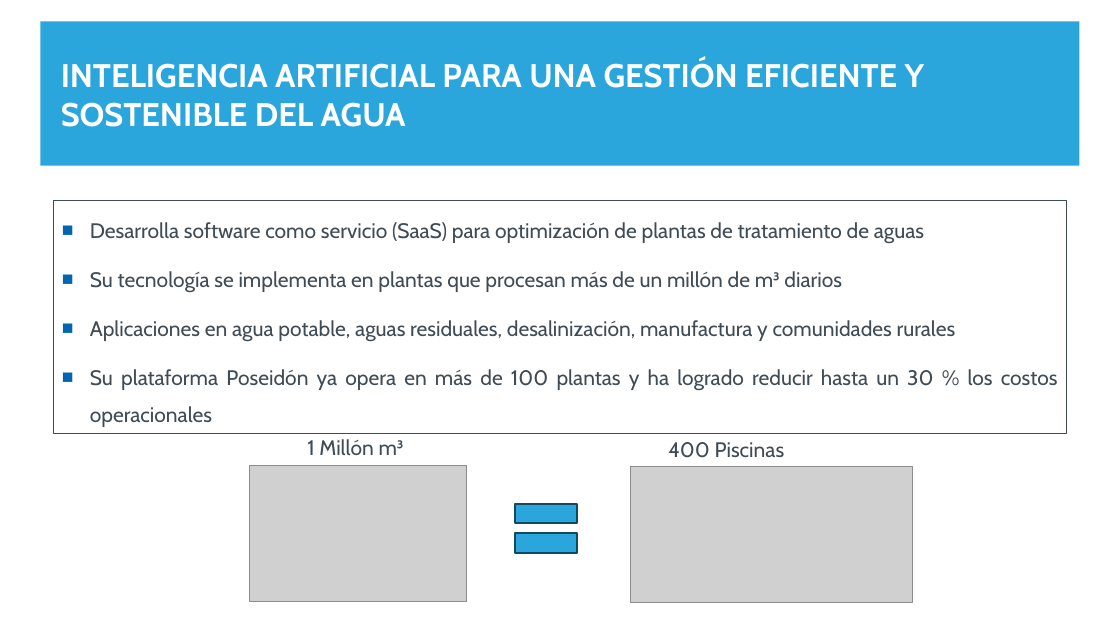
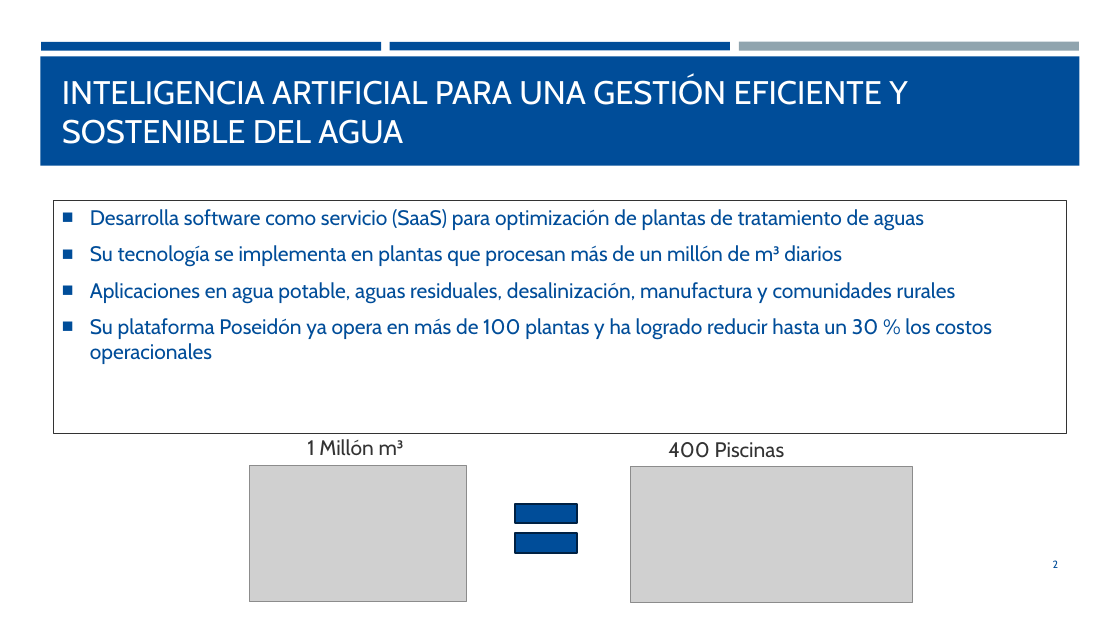
Before and after one commit to fchiapped/Proyecto-Grado, a slide deck: slide 2 of Entregas/UC/Entrega 3/Entrega 3.pptx. Drawn at 1120x630 pixels with LibreOffice and Linux fonts; fonts in the diff are those of the drawing; grey boxes stand for pictures. Boxes give left, top, right and bottom in pixels: in the first picture for what was removed or moved away, otherwise in the second. Text is boxed around its words. In the diff, an @@ line names an element or a change of style, - is before the commit and + after.

```diff
--- a/Entregas/UC/Entrega 3/Entrega 3.pptx
+++ b/Entregas/UC/Entrega 3/Entrega 3.pptx
@@ rectangle at bbox=[40, 56, 1080, 166]: fill #2AA6DD to #004D99 @@
@@ rectangle: place and size @@
-rectangle at bbox=[40, 21, 1080, 166]
+rectangle at bbox=[40, 56, 1080, 166]
@@ rectangle at bbox=[41, 42, 381, 50]: fill #2AA6DD to #004D99 @@
@@ rectangle added at bbox=[390, 42, 730, 50], fill #004D99 @@
@@ rectangle at bbox=[739, 42, 1079, 51]: fill #BFDDEE to #90A4AE @@
@@ title "INTELIGENCIA ARTIFICIAL PARA UNA GESTIÓN ...": place and size @@
-title "INTELIGENCIA ARTIFICIAL PARA UNA GESTIÓN ..." at bbox=[61, 59, 925, 127]
+title "INTELIGENCIA ARTIFICIAL PARA UNA GESTIÓN ..." at bbox=[62, 77, 908, 144]
@@ title "INTELIGENCIA ARTIFICIAL PARA UNA GESTIÓN ..." at bbox=[62, 77, 908, 144]: bold off @@
@@ text "Desarrolla software como servicio (SaaS) ..." at bbox=[54, 200, 1067, 434]: text colour #3F4B55 to #004D99; alignment justified to left; line spacing 1.5 to 1; bullet colour #0066B2 to #004D99; outline #3F4B55 1 pt to #333333 1 pt @@
@@ text "1 Millón m³" at bbox=[307, 439, 404, 455]: text colour #3F4B55 to #333333 @@
@@ text "400 Piscinas Olímpicas" at bbox=[668, 442, 785, 467]: text colour #3F4B55 to #333333 @@
@@ math equal at bbox=[504, 486, 588, 571]: fill #2AA6DD to #004D99; outline #124961 1.75 pt to #002243 1.75 pt @@
@@ page number added at bbox=[1053, 560, 1059, 568], 9 pt, text #004D99 @@
+2
```
Also in this commit, not shown: 12 other slides changed, 23 other files.
